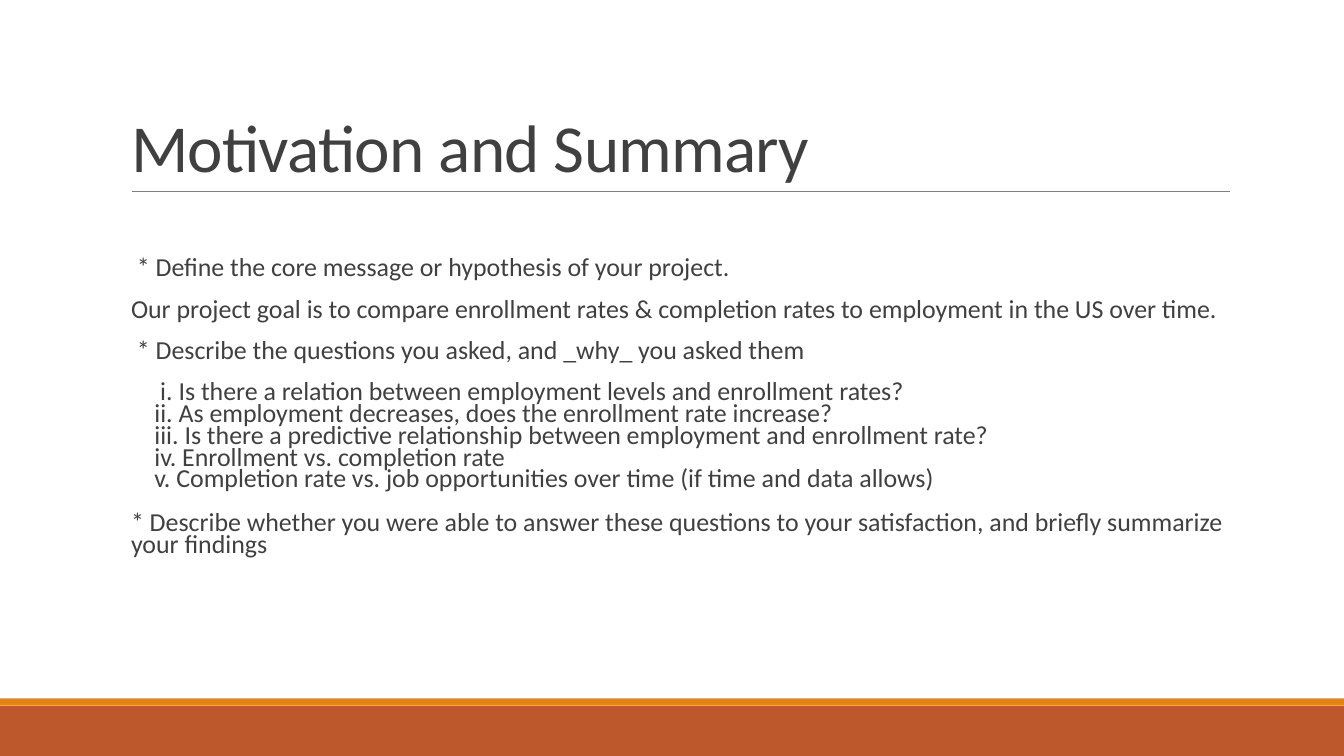
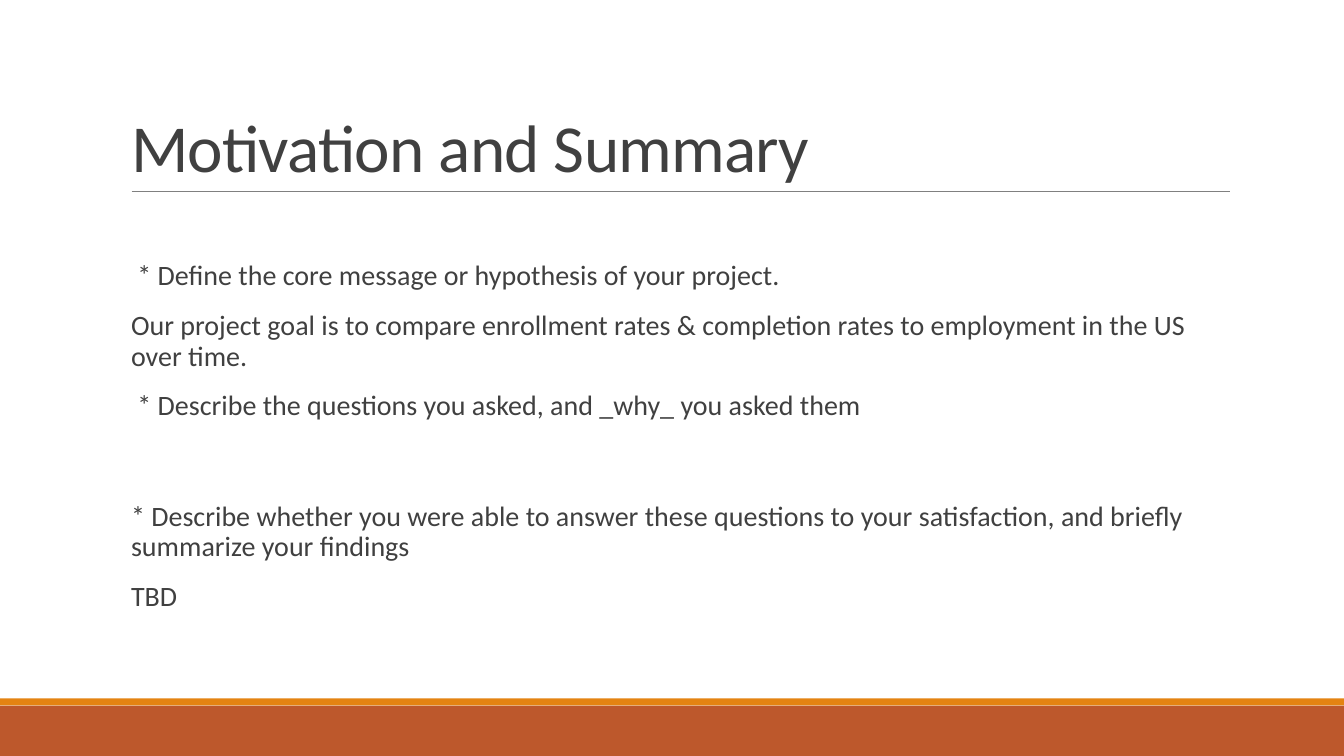
Before and after one commit to grahamb001/Project1, a slide deck: slide 2 of Project 1 Presentation Template.pptx. Drawn at 1344x756 pixels with LibreOffice and Linux fonts; fonts in the diff are those of the drawing. Boxes give left, top, right and bottom in pixels: in the first picture for what was removed or moved away, otherwise in the second. Text is boxed around its words. In the diff, an @@ line names an element or a change of style, - is before the commit and + after.

```diff
--- a/Project 1 Presentation Template.pptx
+++ b/Project 1 Presentation Template.pptx
@@ text at (131,265,1185,420): size 18.5 to 20 pt in "* Define the core message or hypothesis ...", "Our project goal is to compare enrollment ...", "* Describe the questions you asked, and ..."; line spacing 0.7 to 0.9 @@
@@ text at (131,506,1182,606): text changed; size 18.5 to 20 pt @@
-  i. Is there a relation between employment levels and enrollment rates?
-  ii. As employment decreases, does the enrollment rate increase?
-  iii. Is there a predictive relationship between employment and enrollment rate?
-  iv. Enrollment vs. completion rate
-  v. Completion rate vs. job opportunities over time (if time and data allows)
-  * Describe whether you were able to answer these questions to your satisfaction, and briefly summarize your findings
+  * Describe whether you were able to answer these questions to your satisfaction, and briefly summarize your findings
+  TBD
```
Also in this commit, not shown: 2 other slides changed, 1 other file.
